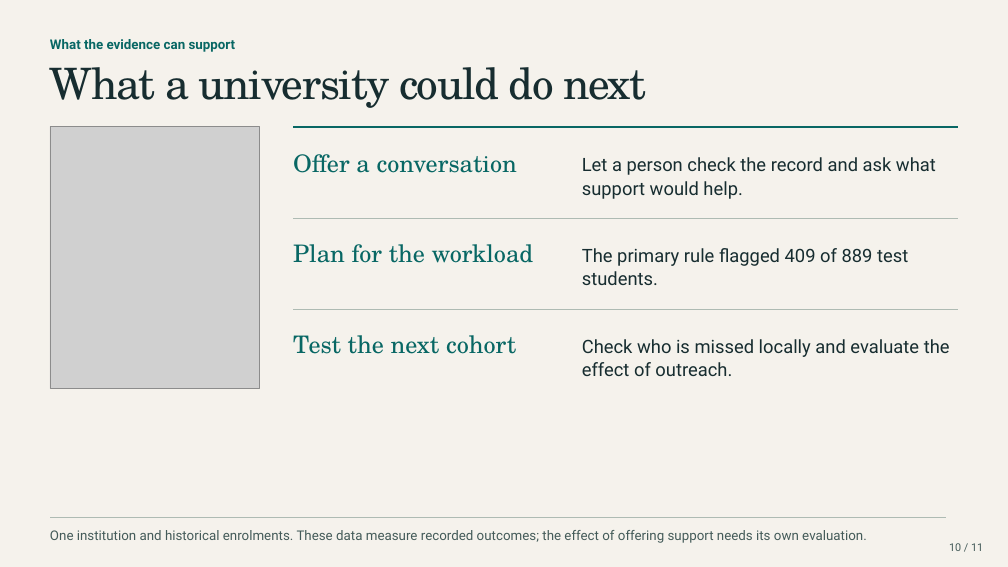
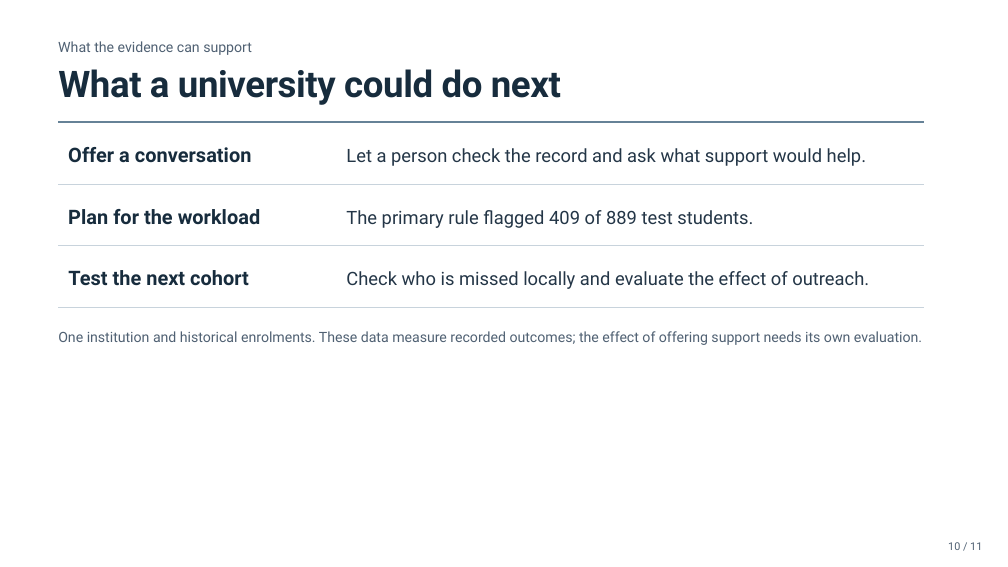
Before and after one commit to Tigershengsheng/ids-project, a slide deck: slide 10 of output/powerpoint/Student_Dropout_Presentation.pptx. Drawn at 1008x567 pixels with LibreOffice and Linux fonts; fonts in the diff are those of the drawing; grey boxes stand for pictures. Boxes give left, top, right and bottom in pixels: in the first picture for what was removed or moved away, otherwise in the second. Text is boxed around its words. In the diff, an @@ line names an element or a change of style, - is before the commit and + after.

Commit message:
Use a plain classroom layout for the final presentation

```diff
--- a/output/powerpoint/Student_Dropout_Presentation.pptx
+++ b/output/powerpoint/Student_Dropout_Presentation.pptx
@@ background #F5F2EC to #FFFFFF @@
@@ text "What the evidence can support": place and size @@
-text "What the evidence can support" at [50,39,236,52]
+text "What the evidence can support" at [58,41,252,55]
@@ text "What the evidence can support" at [58,41,252,55]: size 12.7 to 13.5 pt, text colour #086764 to #506173, bold off @@
@@ text "What a university could do ...": place and size @@
-text "What a university could do ..." at [50,67,646,108]
+text "What a university could do ..." at [58,69,561,105]
@@ text "What a university could do ..." at [58,69,561,105]: size 41.2 to 34.9 pt, font TeX Gyre Schola to Roboto, text colour #172D30 to #172C3D, letter spacing -1.3 to -0.4 pt, bold on @@
@@ picture removed at [50,126,259,389] @@
@@ freeform shape added at [58,122,924,123], fill #668297 @@
@@ text "Offer a conversation": place and size @@
-text "Offer a conversation" at [293,154,517,173]
+text "Offer a conversation" at [68,147,252,163]
@@ freeform shape removed at [293,126,958,128] @@
@@ text at [346,148,866,166]: text changed; text colour #172D30 to #243647 @@
-Let a person check the record and ask what
+Let a person check the record and ask what support would help.
@@ freeform shape added at [58,184,924,185], fill #C8D3DC @@
@@ text "Plan for the workload": place and size @@
-text "Plan for the workload" at [293,244,534,263]
+text "Plan for the workload" at [68,209,261,225]
@@ text removed at [582,181,742,199] @@
-support would help.
@@ freeform shape removed at [293,218,958,219] @@
@@ text at [346,210,753,228]: text changed; text colour #172D30 to #243647 @@
-The primary rule flagged 409 of 889 test
+The primary rule flagged 409 of 889 test students.
@@ freeform shape added at [58,246,924,247], fill #C8D3DC @@
@@ size 23 to 19 pt, font TeX Gyre Schola to Roboto, text colour #086764 to #172C3D, bold on in 3 elements at [68,147,252,163], [68,209,261,225], [68,270,249,286] @@
@@ text "Test the next cohort": place and size @@
-text "Test the next cohort" at [293,335,516,354]
+text "Test the next cohort" at [68,270,249,286]
@@ text at [346,271,869,289]: text changed; text colour #172D30 to #243647 @@
-Check who is missed locally and evaluate the
+Check who is missed locally and evaluate the effect of outreach.
@@ text removed at [582,271,658,285] @@
-students.
@@ text "One institution and historical enrolments. ...": place and size @@
-text "One institution and historical enrolments. ..." at [50,530,867,543]
+text "One institution and historical enrolments. ..." at [58,331,922,345]
@@ text "One institution and historical enrolments. ..." at [58,331,922,345]: size 12.7 to 13.5 pt, text colour #445B59 to #506173 @@
@@ freeform shape: place and size @@
-freeform shape at [0,0,1008,567]
+freeform shape at [58,307,924,308]
@@ freeform shape at [58,307,924,308]: fill #F5F2EC to #C8D3DC @@
@@ freeform shape removed at [293,309,958,309] @@
@@ text removed at [582,362,732,376] @@
-effect of outreach.
@@ freeform shape removed at [50,517,946,518] @@
@@ text "10 / 11" at [948,542,982,550]: text colour #445B59 to #506173 @@
```
Also in this commit, not shown: 10 other slides changed, 22 other files.
